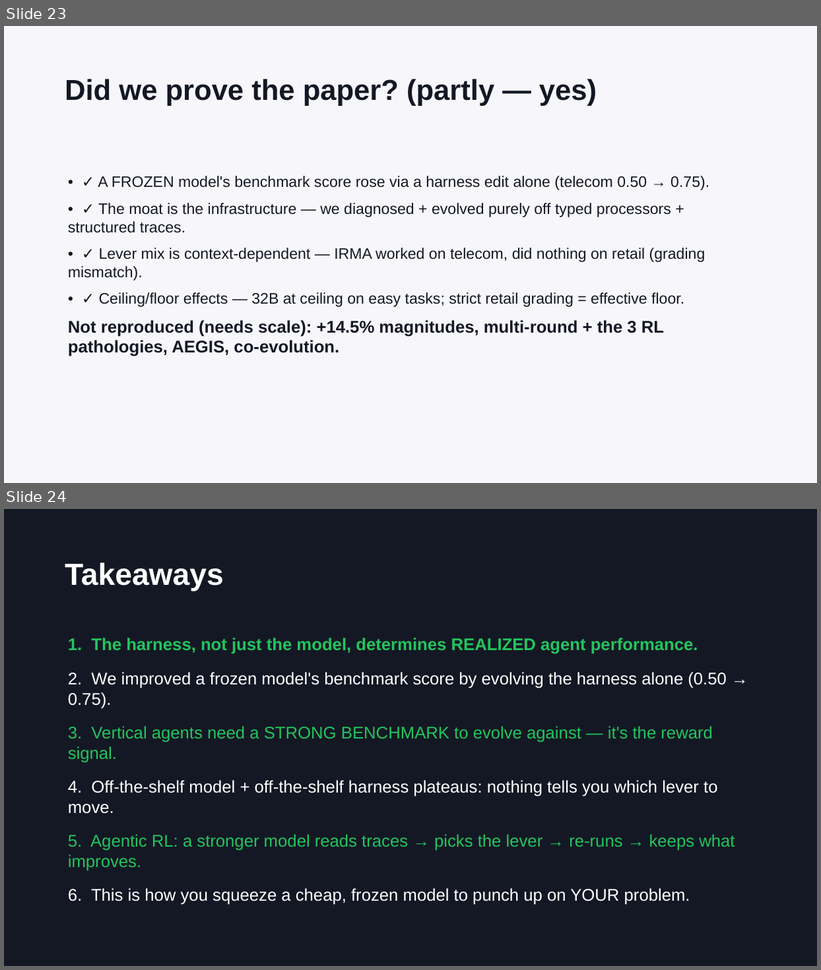
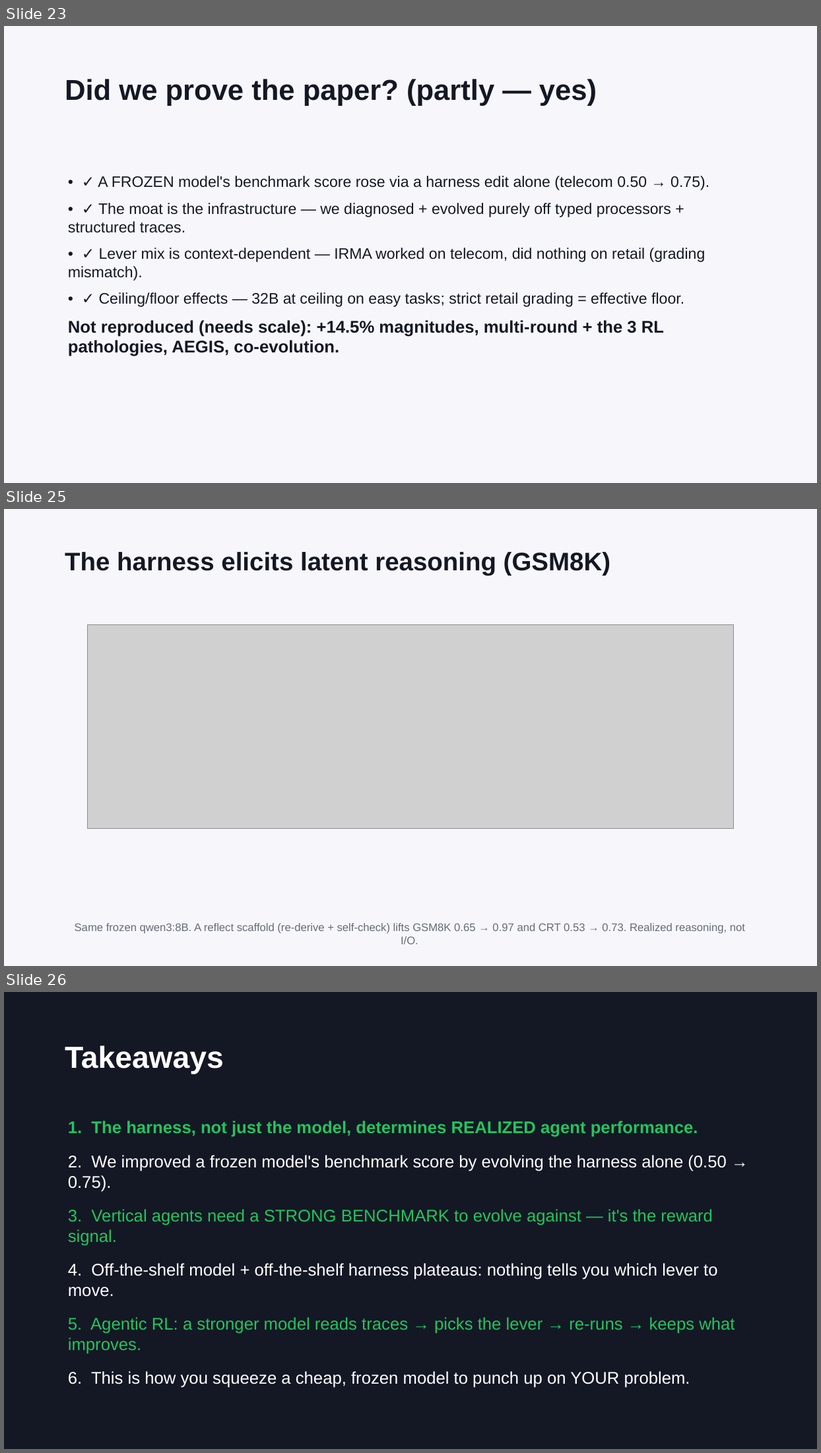
Before and after one commit to epuerta9/HarnessX, a slide deck: workshop/harness-evolution-workshop.pptx. Shown one above the other, each under a label of ours: slides 23 and 24 before the commit, slides 23, 25 and 26 after it; the slides between them are not shown. The pictures are 821x970 and 821x1453 pixels, drawn with LibreOffice and Linux fonts; fonts in the diff are those of the drawing; grey boxes stand for pictures. Boxes give left, top, right and bottom in pixels: in the first picture for what was removed or moved away, otherwise in the second. Text is boxed around its words. In the diff, an @@ line names an element or a change of style, - is before the commit and + after.

```diff
--- a/workshop/harness-evolution-workshop.pptx
+++ b/workshop/harness-evolution-workshop.pptx
@@ slide 25 added at <box>4,509,817,966</box>, background #F7F7FB @@
@@ text added at <box>65,552,611,576</box>, 30 pt, text #141824, bold @@
+The harness elicits latent reasoning (GSM8K)
@@ picture added at <box>88,625,734,829</box> @@
@@ text added at <box>75,923,745,945</box>, 13 pt, text #666C7A @@
+Same frozen qwen3:8B. A reflect scaffold (re-derive + self-check) lifts GSM8K 0.65 → 0.97 and CRT 0.53 → 0.73. Realized reasoning, not I/O.
@@ what was slide 24 is now slide 26 @@
```
Also in this commit, not shown: 1 other slide added, 4 other files.
